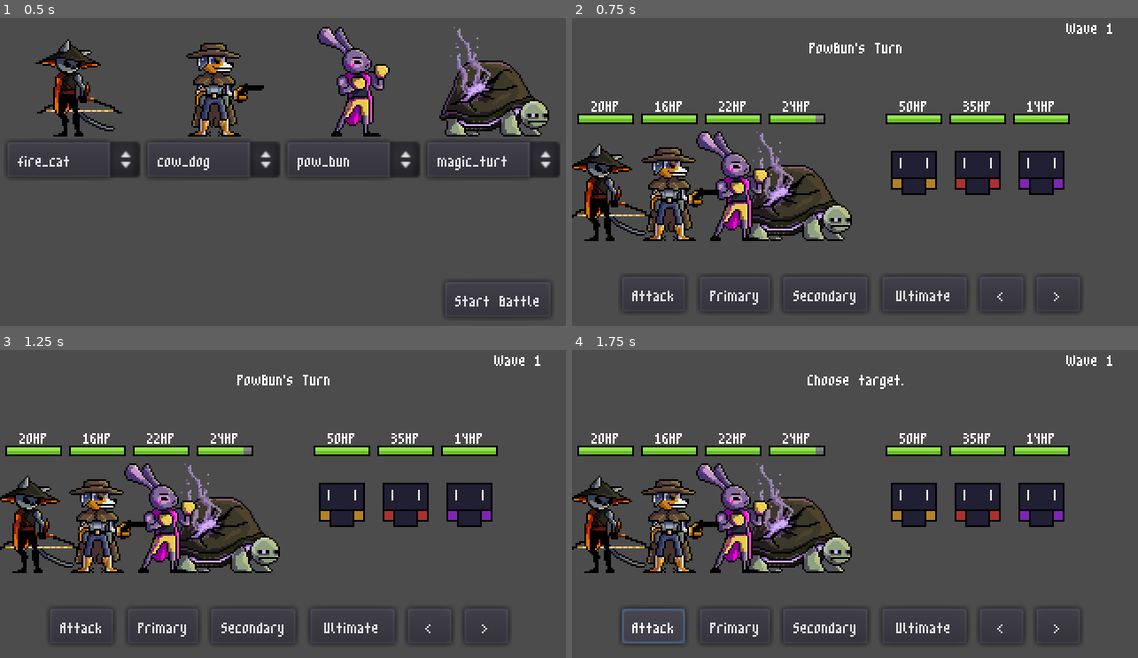
Above: before the commit, frames 1-4 (two rows, left to right).
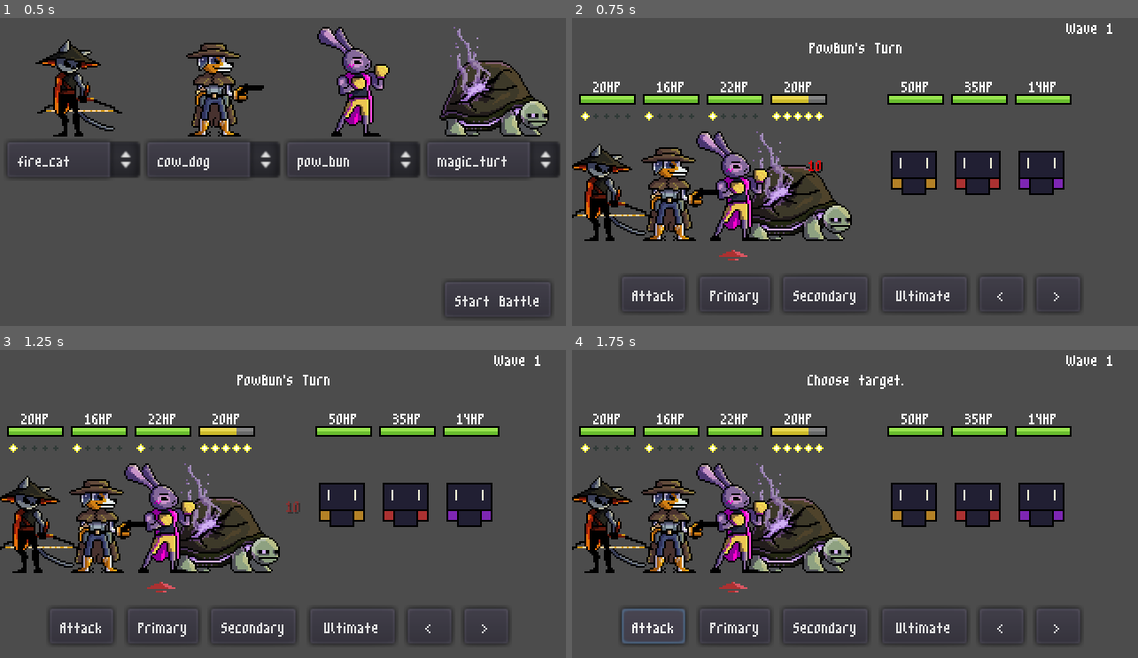
Above: after the commit, the same moments.

Repository: itsdotnickscott/animal-game
Game: Godot game, scene res://Home.tscn
The game is run twice, just before and just after one commit, with the same random seed, the same clock (stepped at 60 frames per second) and the same inputs.
Inputs:
- Up to frame 1 (0.5 s): no input
- Up to frame 2 (0.75 s): click "Start Battle" at 0.5 s
- Up to frame 3 (1.25 s): no input
- Up to frame 4 (1.75 s): click "Attack" at 1.25 s

Frame 1 is identical in both runs. In frame 2, 5.9% of the frame differs, in the area x 0-89%, y 20-79%; in frame 3, 5.8%; in frame 4, 5.8%.

Commit message:
Pip implementation, floating text implementation

Diff:
--- a/Battle.gd
+++ b/Battle.gd
@@ -9,6 +9,11 @@
 const POS_COORDS = [19, 55, 91, 127, 193, 229, 265, 301]	# x-coords of positions on the field
 var Character = preload("res://characters/Character.tscn")
 
+# Pip costs
+const ONE_PIP = 1
+const ULT_PIP = 3
+
+# Battle game state
 var positioning
 var ally_team
 var enemy_team
@@ -19,8 +24,13 @@
 var target
 var ability
 
-var disarm	# if current player is disarmed
-var queue	# if heroes have queued abilities
+
+# Current character's state
+var disarm		# if current player is disarmed
+var queue		# if heroes have queued abilities
+var is_crit 	# if current move crit
+var pip_cost	# pip cost of ability being used
+var success		# if ability hits (except dodge)
 
 var r_num	# round number
 var t_num	# turn number
@@ -50,10 +60,12 @@
 
 	# Done for positioning purposes
 	ally_team.invert()
+
 	correct_positioning()
 
 	disarm = false
 	queue = []
+	is_crit = false
 
 	r_num = -1
 	w_num = 0
@@ -63,6 +75,12 @@
 
 func round_start():
 	r_num += 1
+
+	# Give every player a pip
+	for hero in positioning:
+		if hero != null:
+			hero.give_pip()
+
 	roll_initiative()
 	next_turn()
 
@@ -87,6 +105,9 @@
 
 
 func next_turn():
+	if curr_turn:
+		curr_turn.set_turn_indicator(false)
+
 	# Start a new round if all heroes have taken a turn
 	if t_num == initiative.size() - 1:
 		round_start()
@@ -96,6 +117,9 @@
 	target = null
 	ability = null
 	disarm = false
+	is_crit = false
+	pip_cost = 0
+	success = false
 	curr_turn = initiative[t_num].hero
 
 	if curr_turn == null:
@@ -108,6 +132,7 @@
 func start_turn():
 	print("-------------------------")
 	set_info(curr_turn.name + "'s Turn")
+	curr_turn.set_turn_indicator(true)
 
 	# If character cannot act this turn
 	if resolve_status_effects():
@@ -142,13 +167,13 @@
 			if "status" in effect:
 				match effect.status:
 					StatusEffect.BURN:
-						printBattleMsg(curr_turn.name + " is no longer burned")
+						print_battle_msg(curr_turn.name + " is no longer burned")
 
 					StatusEffect.STUN:
-						printBattleMsg(curr_turn.name + " is no longer stunned")
+						print_battle_msg(curr_turn.name + " is no longer stunned")
 
 					StatusEffect.DISARM:
-						printBattleMsg(curr_turn.name + " is no longer disarmed")
+						print_battle_msg(curr_turn.name + " is no longer disarmed")
 
 			continue
 
@@ -157,14 +182,14 @@
 			match effect.status:
 				StatusEffect.BURN:
 					curr_turn.curr_hp -= effect.val
-					printBattleMsg(curr_turn.name + " was burned for " + effect.val as String + " damage")
+					print_battle_msg(curr_turn.name + " was burned for " + effect.val as String + " damage")
 
 				StatusEffect.STUN:
-					printBattleMsg(curr_turn.name + " is stunned, their turn is skipped")
+					print_battle_msg(curr_turn.name + " is stunned, their turn is skipped")
 					skip_turn = true
 
 				StatusEffect.DISARM:
-					printBattleMsg(curr_turn.name + " is disarmed, they cannot attack")
+					print_battle_msg(curr_turn.name + " is disarmed, they cannot attack")
 					disarm = true
 
 		effect.turns -= 1
@@ -181,6 +206,9 @@
 func validate_move():
 	var move = get_chosen_ability()
 
+	if move == null:
+		return
+
 	# No ability pressed, just moving self
 	if move.type == MoveType.MOVE:
 		execute_move_pos(curr_turn, move.move_self)
@@ -200,18 +228,26 @@
 
 
 func get_chosen_ability():
+	pip_cost = 0
+
 	match ability:
 		AbilityType.ATK:
 			return curr_turn.attack()
 
 		AbilityType.PRI:
-			return curr_turn.primary()
+			if curr_turn.pips - ONE_PIP >= 0:
+				pip_cost = ONE_PIP
+				return curr_turn.primary()
 
 		AbilityType.SEC:
-			return curr_turn.secondary()
+			if curr_turn.pips - ONE_PIP >= 0:
+				pip_cost = ONE_PIP
+				return curr_turn.secondary()
 
 		AbilityType.ULT:
-			return curr_turn.ultimate()
+			if curr_turn.pips - ULT_PIP >= 0:
+				pip_cost = ULT_PIP
+				return curr_turn.ultimate()
 
 		AbilityType.M_L:
 			return {
@@ -225,8 +261,16 @@
 				"move_self": 1,
 			}
 
+	print("[note] You don't have enough pips to use this ability")
+	return null
+
 
 func execute_move(move):
+	if move == null:
+		return
+
+	success = false
+
 	# Handles repeated attacks
 	var num = 1 + (0 if !("repeat" in move) else move.repeat)
 	while(num > 0):
@@ -270,8 +314,12 @@
 
 	func_check("post_check", move)
 
+	if success && pip_cost > 0:
+		curr_turn.use_pips(pip_cost)
+
 	if check_for_next_wave():
 		round_start()
+		return
 
 	check_lose_condition()
 	correct_positioning()
@@ -292,25 +340,9 @@
 
 func execute_damage(move, k_queue=false):
 	if ability_success(move):
-		# If target dodges attack
-		if rng.randf() <= target.dodge:
-			printBattleMsg(target.name + " dodged")
-			if k_queue:
-				return false
-			else:
-				return
-
-		# Damage value doubled if critical
-		var dmg = move.val
-		if rng.randf() <= curr_turn.crit:
-			dmg *= 2
-			printBattleMsg("CRITICAL!")
-
-		# Damage value reduced by target's defense
-		dmg -= move.val * (target.p_def if move.dmg_type == DamageType.PHY else target.m_def)
-
-		target.take_damage(dmg)
-		printBattleMsg(curr_turn.name + " dealt " + dmg as String + " damage to " + target.name)
+		var dmg = calculate_damage(move)
+		target.take_damage(dmg, is_crit)
+		print_battle_msg(curr_turn.name + " dealt " + dmg as String + " damage to " + target.name)
 
 		# If target loses all HP
 		if target.curr_hp <= 0:
@@ -325,9 +357,26 @@
 			if move.apply != null:
 				execute_status(move.apply)
 
-		# If kill queue is activated, target is not dead so do not place in kill queue
-		if k_queue:
-			return false
+	# If kill queue is activated, target is not dead so do not place in kill queue
+	if k_queue:
+		return false
+
+
+func calculate_damage(move):
+	var dmg = move.val
+	# Damage value is variable, dealing 85-100% orig dmg value
+	dmg *= rng.randf_range(0.85, 1)
+
+	# Damage value doubled if critical
+	if rng.randf() <= curr_turn.crit:
+		dmg *= 2
+		is_crit = true
+		print_battle_msg("CRITICAL!")
+
+	# Damage value reduced by target's defense
+	dmg -= dmg * (target.p_def if move.dmg_type == DamageType.PHY else target.m_def)
+
+	return round(dmg)
 
 
 func execute_aoe(move):
@@ -356,24 +405,24 @@
 	if "status" in effect:
 		match effect.status:
 			StatusEffect.BURN:
-				printBattleMsg(target.name + " was burned by " + curr_turn.name + " for " + effect.turns as String + " turns")
+				print_battle_msg(target.name + " was burned by " + curr_turn.name + " for " + effect.turns as String + " turns")
 
 			StatusEffect.STUN:
 				interrupt_queued_ability(target)
-				printBattleMsg(target.name + " was stunned by " + curr_turn.name + " for " + effect.turns as String + " turns")
+				print_battle_msg(target.name + " was stunned by " + curr_turn.name + " for " + effect.turns as String + " turns")
 
 			StatusEffect.DISARM:
-				printBattleMsg(target.name + " was disarmed by " + curr_turn.name + " for " + effect.turns as String + " turns")
+				print_battle_msg(target.name + " was disarmed by " + curr_turn.name + " for " + effect.turns as String + " turns")
 
 
 func execute_shield(move):
 	target.gain_shield(move.val)
-	printBattleMsg(curr_turn.name + " shielded " + target.name + " for " + move.val as String + "HP")
+	print_battle_msg(curr_turn.name + " shielded " + target.name + " for " + move.val as String + "HP")
 
 
 func execute_heal(move):
 	target.heal(move.val)
-	printBattleMsg(curr_turn.name + " healed " + target.name + " for " + move.val as String + "HP")
+	print_battle_msg(curr_turn.name + " healed " + target.name + " for " + move.val as String + "HP")
 
 
 func execute_aoe_heal(move):
@@ -391,17 +440,29 @@
 	for _i in range(abs(num)):
 		swap_pos(targ, num > 0)
 
-	printBattleMsg(targ.name + " moved " + num as String + " spaces")
+	print_battle_msg(targ.name + " moved " + num as String + " spaces")
 	correct_positioning()
 
 
 func ability_success(move):
+	is_crit = false
+
 	if !func_check("pre_check", move):
 		return false
 
 	# Roll for accuracy
 	if rng.randf() > curr_turn.acc:
-		printBattleMsg(curr_turn.name + " missed")
+		print_battle_msg(curr_turn.name + " missed")
+		target.show_value("MISS")
+		return false
+
+	# An ability succeeds even if target dodges
+	success = true
+
+	# If target dodges attack
+	if rng.randf() <= target.dodge:
+		print_battle_msg(target.name + " dodged")
+		target.show_value("DDOGE")
 		return false
 
 	return true
@@ -489,7 +550,7 @@
 		enemy_team.erase(hero)
 
 	hero.queue_free()
-	printBattleMsg(hero.name + " died")
+	print_battle_msg(hero.name + " died")
 
 
 func correct_positioning():
@@ -556,5 +617,5 @@
 		validate_move()
 
 
-func printBattleMsg(msg):
+func print_battle_msg(msg):
 	print("[r" + (r_num + 1) as String + "t" + (t_num + 1) as String + "] " + msg)
--- a/characters/Character.gd
+++ b/characters/Character.gd
@@ -11,6 +11,18 @@
 var bar_green = preload("res://assets/green_health_bar.png")
 var bar_yellow = preload("res://assets/yellow_health_bar.png")
 
+# Pip resources
+var pip = preload("res://assets/pip.png")
+var empty_pip = preload("res://assets/empty_pip.png")
+
+# Damage number resources
+var FloatingText = preload("res://characters/FloatingText.tscn")
+export var duration = 1
+
+
+# Character stats
+var lvl
+var xp
 
 var max_hp  # hit points
 var atk     # boosts damage from attacks
@@ -25,69 +37,111 @@
 var curr_hp # current health
 var status  # current buffs/debuffs
 var shield  # current shield value
+var pips	# energy used to cast abilities
+var pip_cd	# after using a pip-spending ability, one won't generate next round
 
 
 func init(name, enemy=false):
-	set_script(load("res://characters/" + ("enemies" if enemy else "heroes") + "/" + name + ".gd"))
+	var dir = "heroes"
+	if enemy:
+		dir = "enemies"
+		for sprite in [$Pip1, $Pip2, $Pip3, $Pip4, $Pip5]:
+			sprite.visible = false
+
+	set_script(load("res://characters/" + dir + "/" + name + ".gd"))
 	load_stats()
-	update_labels()
+	update_ui()
 
 
 func load_stats():
 	curr_hp = max_hp
 	status = []
 	shield = 0
+	pips = 0
+	pip_cd = false
 
 	$HPBar.max_value = max_hp
 
 
-func _on_Character_input_event(_viewport, event, _shape_idx):
-	if event is InputEventMouseButton:
-		if event.button_index == BUTTON_LEFT and event.pressed:
-			emit_signal("selected", self)
+func give_pip():
+	if !pip_cd && pips != 5:
+		pips += 1
+
+	pip_cd = false
+	update_ui()
 
 
-func take_damage(val):
-	if shield > 0:
+func use_pips(num):
+	pips -= num
+	pip_cd = true
+	update_ui()
+
+
+func take_damage(val, is_crit=false):
+	show_value(val, false, is_crit)
+
+	# Shields soak up damage
+	if shield - val >= 0:
 		shield -= val
 
-		if shield < 0:
-			curr_hp += shield
-			shield = 0
+	elif shield > 0 && shield - val < 0:
+		curr_hp -= val - shield
+		shield = 0
 
 	else:
 		curr_hp -= val
 
-	update_labels()
+	update_ui()
 
 
-func heal(val):
+func heal(val, is_crit=false):
+	show_value(val, true, is_crit)
 	curr_hp = max_hp if curr_hp + val > max_hp else curr_hp + val
-
-	update_labels()
+	update_ui()
 
 
 func gain_shield(val):
 	shield += val
+	update_ui()
 
 
-func update_labels():
-	var hp = curr_hp as int
-	$HPLabel.text = hp as String + "HP"
+func update_ui():
 	update_hp_bar()
+	update_pips()
 
 
 func update_hp_bar():
-	if curr_hp < max_hp * 0.3:
+	var hp = curr_hp as int
+	$HPLabel.text = hp as String + "HP"
+
+	if curr_hp < max_hp * 0.34:
 		$HPBar.texture_progress = bar_red
 
-	elif curr_hp < max_hp * 0.7:
+	elif curr_hp < max_hp * 0.67:
 		$HPBar.texture_progress = bar_yellow
 
 	else:
 		$HPBar.texture_progress = bar_green
 
 	$HPBar.value = curr_hp
+
+
+func update_pips():
+	# ik this is bad code but idk how else to do it rn
+	var pip_sprites = [$Pip1, $Pip2, $Pip3, $Pip4, $Pip5]
+
+	# Display empty pip or pip
+	for i in range(pip_sprites.size()):
+		if i < pips:
+			pip_sprites[i].texture = pip
+		else:
+			pip_sprites[i].texture = empty_pip
+
+
+func show_value(value, is_heal=false, is_crit=false):
+	var floating_text = FloatingText.instance()
+	add_child(floating_text)
+	floating_text.show_value(value as String, duration, is_heal, is_crit)
 
 
 func apply_status(effect):
@@ -108,5 +162,24 @@
 		crit -= effect.crit
 
 
+func check_lvl_up():
+	if xp >= round((4 * (lvl ^ 3)) / 5):
+		lvl += 1
+
+
+func apply_lvl_stats():
+	pass
+
+
+func set_turn_indicator(vis):
+	$TurnIndicator.visible = vis
+
+
+func _on_Character_input_event(_viewport, event, _shape_idx):
+	if event is InputEventMouseButton:
+		if event.button_index == BUTTON_LEFT and event.pressed:
+			emit_signal("selected", self)
+
+
 func _to_string():
 	return name
--- a/characters/Character.tscn
+++ b/characters/Character.tscn
@@ -1,10 +1,12 @@
-[gd_scene load_steps=7 format=2]
+[gd_scene load_steps=9 format=2]
 
 [ext_resource path="res://assets/fonts/m3x6.tres" type="DynamicFont" id=1]
 [ext_resource path="res://assets/sample_character.png" type="Texture" id=2]
 [ext_resource path="res://characters/character.gd" type="Script" id=3]
 [ext_resource path="res://assets/green_health_bar.png" type="Texture" id=4]
 [ext_resource path="res://assets/gray_health_bar.png" type="Texture" id=5]
+[ext_resource path="res://assets/empty_pip.png" type="Texture" id=6]
+[ext_resource path="res://assets/turn_indicator.png" type="Texture" id=7]
 
 [sub_resource type="RectangleShape2D" id=1]
 extents = Vector2( 19, 32 )
@@ -13,17 +15,52 @@
 script = ExtResource( 3 )
 
 [node name="Sprite" type="Sprite" parent="."]
-position = Vector2( -0.0882874, 0.176579 )
 texture = ExtResource( 2 )
 
+[node name="Pip1" type="Sprite" parent="." groups=[
+"pip",
+]]
+position = Vector2( -14, -41 )
+texture = ExtResource( 6 )
+centered = false
+
+[node name="Pip2" type="Sprite" parent="." groups=[
+"pip",
+]]
+position = Vector2( -8, -41 )
+texture = ExtResource( 6 )
+centered = false
+
+[node name="Pip3" type="Sprite" parent="." groups=[
+"pip",
+]]
+position = Vector2( -2, -41 )
+texture = ExtResource( 6 )
+centered = false
+
+[node name="Pip4" type="Sprite" parent="." groups=[
+"pip",
+]]
+position = Vector2( 4, -41 )
+texture = ExtResource( 6 )
+centered = false
+
+[node name="Pip5" type="Sprite" parent="." groups=[
+"pip",
+]]
+position = Vector2( 10, -41 )
+texture = ExtResource( 6 )
+centered = false
+
 [node name="CollisionShape2D" type="CollisionShape2D" parent="."]
+visible = false
 shape = SubResource( 1 )
 
 [node name="HPLabel" type="Label" parent="."]
-margin_left = -20.3581
-margin_top = -52.355
-margin_right = 19.6419
-margin_bottom = -38.355
+margin_left = -19.0
+margin_top = -63.0
+margin_right = 21.0
+margin_bottom = -49.0
 custom_fonts/font = ExtResource( 1 )
 text = "9999HP"
 align = 1
@@ -32,10 +69,10 @@
 }
 
 [node name="HPBar" type="TextureProgress" parent="."]
-margin_left = -16.0
-margin_top = -40.0
-margin_right = 16.0
-margin_bottom = -34.0
+margin_left = -14.6419
+margin_top = -50.645
+margin_right = 17.3581
+margin_bottom = -44.645
 value = 100.0
 texture_under = ExtResource( 5 )
 texture_progress = ExtResource( 4 )
@@ -43,4 +80,9 @@
 "_edit_use_anchors_": false
 }
 
+[node name="TurnIndicator" type="Sprite" parent="."]
+visible = false
+position = Vector2( 0, 40 )
+texture = ExtResource( 7 )
+
 [connection signal="input_event" from="." to="." method="_on_Character_input_event"]
--- /dev/null
+++ b/characters/FloatingText.tscn
@@ -0,0 +1,22 @@
+[gd_scene load_steps=3 format=2]
+
+[ext_resource path="res://assets/fonts/m3x6.tres" type="DynamicFont" id=1]
+[ext_resource path="res://characters/floating_text.gd" type="Script" id=2]
+
+[node name="FloatingText" type="Node2D"]
+script = ExtResource( 2 )
+
+[node name="Label" type="Label" parent="."]
+margin_left = -20.0
+margin_top = -8.0
+margin_right = 20.0
+margin_bottom = 6.0
+custom_fonts/font = ExtResource( 1 )
+custom_colors/font_color_shadow = Color( 0, 0, 0, 1 )
+text = "999"
+align = 1
+__meta__ = {
+"_edit_use_anchors_": false
+}
+
+[node name="Tween" type="Tween" parent="."]
--- /dev/null
+++ b/characters/floating_text.gd
@@ -0,0 +1,37 @@
+extends Node2D
+
+
+var rng = RandomNumberGenerator.new()
+
+var mass = 200
+var velocity
+var gravity = Vector2(0, 1)
+
+
+func show_value(value, duration, heal=false, crit=false):
+	rng.randomize()
+
+	velocity = Vector2(rng.randf_range(25, 75), rng.randf_range(-125, -75))
+
+	z_index = 1
+	$Label.text = value
+
+	$Tween.interpolate_property(self, "modulate:a",
+		1.0, 0.0, duration,
+		Tween.TRANS_LINEAR, Tween.EASE_IN_OUT)
+
+	# Change color for crit
+	if heal:
+		modulate = Color("3eff33")
+	if crit:
+		modulate = Color(1, 0, 0)
+
+	# Start animation and wait to finish
+	$Tween.start()
+	yield($Tween, "tween_all_completed")
+	queue_free()
+
+
+func _process(delta):
+	velocity += gravity * mass * delta
+	position += velocity * delta
--- a/characters/heroes/bard_snek.gd
+++ b/characters/heroes/bard_snek.gd
@@ -68,7 +68,7 @@
 	return {
 		"status": StatusEffect.STUN,
 		"turns": 1,
-	}
+	}.duplicate()
 
 
 func apply_disarm():
--- a/characters/heroes/cow_dog.gd
+++ b/characters/heroes/cow_dog.gd
@@ -74,4 +74,4 @@
 	return {
 		"status": StatusEffect.STUN,
 		"turns": 1,
-	}
+	}.duplicate()
--- a/characters/heroes/magic_turt.gd
+++ b/characters/heroes/magic_turt.gd
@@ -1,11 +1,10 @@
 extends Character
 
 
-# Passive: Instead of having cooldowns on MagicTurt's abilities, Flame is used to cast spells.
-# If MagicTurt's Flame runs out, he is stunned for 1 turn.
-# Whenever MagicTurt is stunned, he retracts into his shell, gaining 10 DEF.
+# Passive: Instead of gaining a pip every round, MagicTurt starts with 5 pips.
+# If MagicTurt's pips run out, he is stunned for 1 turn.
+# Whenever MagicTurt is stunned, he retracts into his shell, gaining 25 DEF.
 var shell_mode
-var flame
 
 
 func load_stats():
@@ -23,9 +22,10 @@
 	spd     = 0
 
 	shell_mode = false
-	flame = 5
 
 	.load_stats()
+
+	pips = 5
 
 
 func attack():
@@ -35,7 +35,7 @@
 	var val = atk * 1.0
 
 	if shell_mode:
-		flame = 5
+		pips = 5
 		shell(false)
 		val += mag * 0.8
 
@@ -49,9 +49,8 @@
 
 
 func primary():
-	# Shoot a fireball at a target for 120% MAG. Flame Cost: 2
-	flame -= 2
-	check_flame()
+	# Shoot a fireball at a target for 120% MAG.
+	check_pips()
 
 	return {
 		"type": MoveType.DAMAGE,
@@ -63,9 +62,8 @@
 
 
 func secondary():
-	# Create a fiery shield equal to 100% MAG for 2 turns. Flame Cost: 1
-	flame -= 1
-	check_flame()
+	# Create a fiery shield equal to 100% MAG for 2 turns.
+	check_pips()
 
 	return {
 		"type": MoveType.SHIELD,
@@ -76,9 +74,8 @@
 
 
 func ultimate():
-	# Engulf the front line with a flame dealing 125% MAG. Flame Cost: 3
-	flame -= 3
-	check_flame()
+	# Engulf the front line with a flame dealing 125% MAG.
+	check_pips()
 
 	return {
 		"type": MoveType.AOE,
@@ -94,12 +91,12 @@
 		return
 
 	shell_mode = enter
-	p_def += 0.1 if enter else -0.1
+	p_def += 0.25 if enter else -0.25
 	print("[note] MagicTurt " + ("entered" if enter else "exited") + " his shell")
 
 
-func check_flame():
-	if flame <= 0:
+func check_pips():
+	if pips == 0:
 		apply_status(apply_stun())
 
 
@@ -108,7 +105,7 @@
 	return {
 		"status": StatusEffect.STUN,
 		"turns": 1,
-	}
+}.duplicate()
 
 
 func apply_status(effect):
@@ -116,3 +113,8 @@
 		shell(true)
 
 	.apply_status(effect)
+
+
+func give_pip():
+	update_ui()
+	pass
Binary file added: assets/empty_pip.png
Not shown, added: assets/empty_pip.png.import
Binary file added: assets/pip.png
Not shown, added: assets/pip.png.import
Binary file added: assets/turn_indicator.png
Not shown, added: assets/turn_indicator.png.import
Not shown, changed: .gitignore
